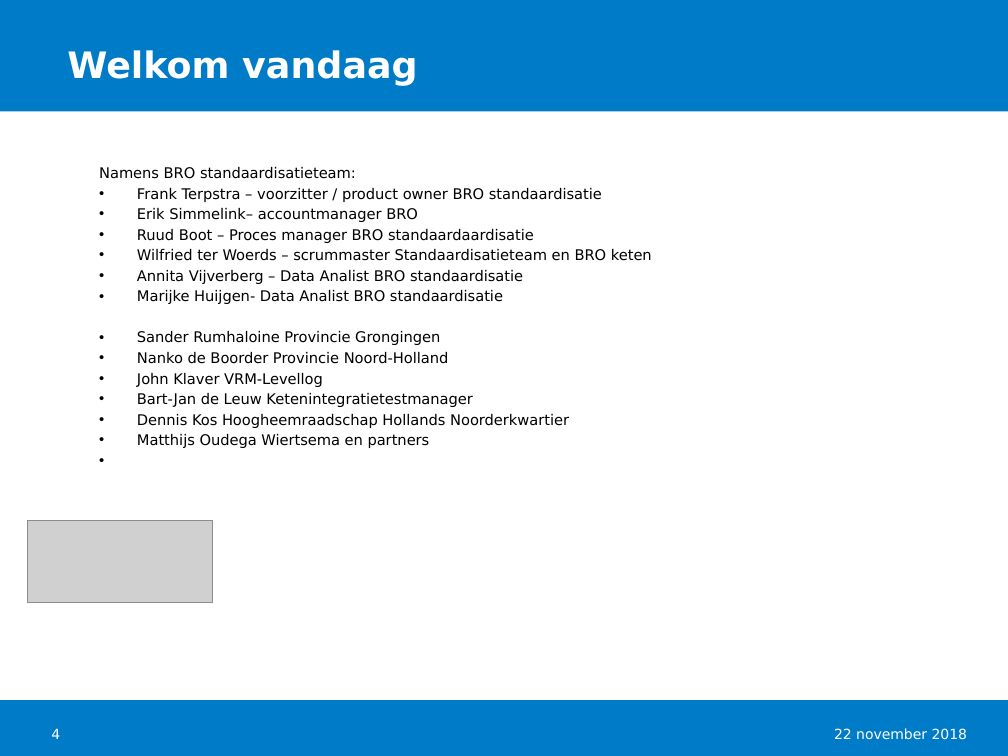
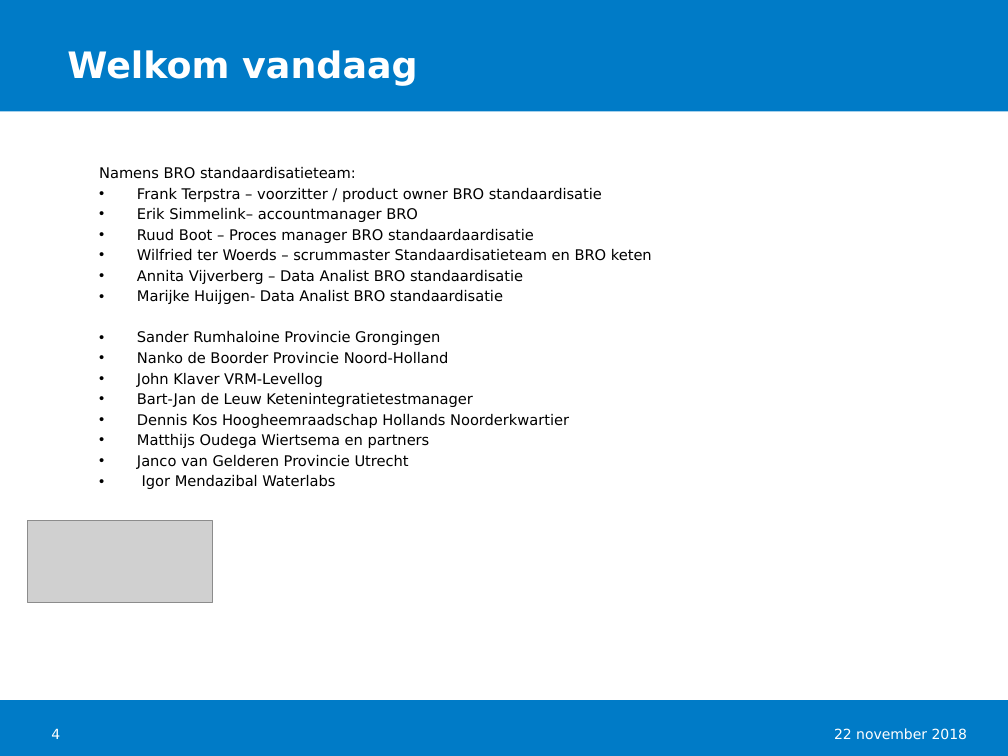
Before and after one commit to joerivanes/GAR, a slide deck: slide 4 of docs/mastersheets on line reviewsessie grondwater 22 nov 2018.pptx. Drawn at 1008x756 pixels with LibreOffice and Linux fonts; fonts in the diff are those of the drawing; grey boxes stand for pictures; background and template pictures are left out. Boxes give left, top, right and bottom in pixels: in the first picture for what was removed or moved away, otherwise in the second. Text is boxed around its words. In the diff, an @@ line names an element or a change of style, - is before the commit and + after.

Commit message:
aanwezigen bijgewerkt

```diff
--- a/docs/mastersheets on line reviewsessie grondwater 22 nov 2018.pptx
+++ b/docs/mastersheets on line reviewsessie grondwater 22 nov 2018.pptx
@@ text at (137, 455, 409, 489): paragraphs added @@
+• Janco van Gelderen Provincie Utrecht
+• Igor Mendazibal Waterlabs
```
